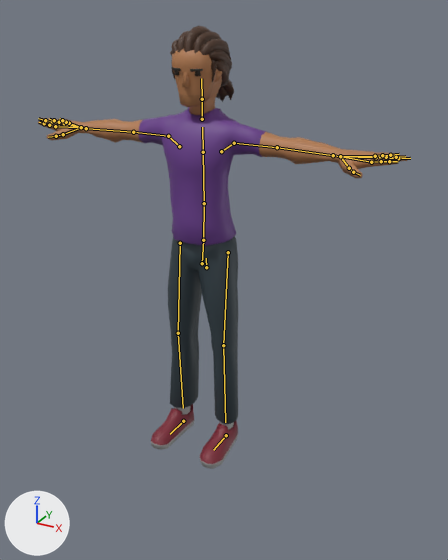
An edit to the glTF model js/models/avatars/club-crowd-m9.glb, drawn before and after from the same camera.
Rendered twice from a 50 mm lens placed at (1.293, -2.216, 1.919), pointed at (0.143, -0.126, 0.874). Lighting does not change. The marker at lower left points along +X, +Y and +Z. The picture after the commit comes second. The bones that change, and the others that lie on the model, are drawn over the model as lines.

In view in the first picture: 'Casual2_Body'.
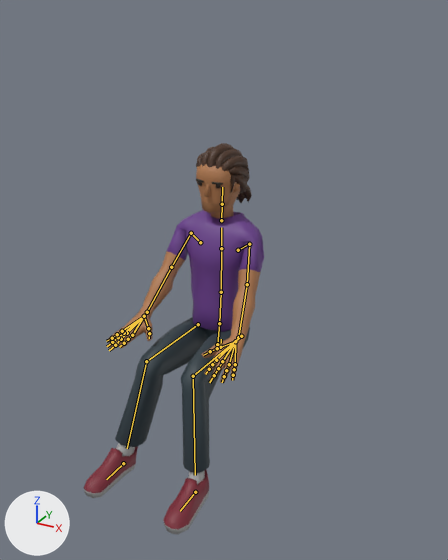
The newer file adds an action. The first version stands in its rest pose; the second is drawn at frame 0 of the action 'Seated_Low_Loop'.

Location of each change, (x1, y1, x2, y2) in pixels of the pictures (448 x 560 px):
```json
{"object": "Casual2_Body", "change": "posed", "before": [38, 26, 410, 469], "after": [84, 143, 264, 534], "on screen": "51% narrower, 12% shorter"}
{"bone": "Body", "before": "(206, 267) to (206, 258)", "after": "(220, 347) to (221, 339)"}
{"bone": "Head", "before": "(202, 99) to (201, 78)", "after": "(222, 204) to (222, 187)"}
{"bone": "UpperArm.L", "before": "(234, 143) to (277, 147)", "after": "(249, 244) to (247, 284)"}
{"bone": "LowerArm.L", "before": "(277, 147) to (333, 155)", "after": "(247, 284) to (238, 337)"}
{"bone": "Wrist.L", "before": "(333, 155) to (340, 156)", "after": "(238, 337) to (235, 341)"}
{"bone": "UpperArm.R", "before": "(168, 136) to (133, 132)", "after": "(191, 233) to (171, 267)"}
{"bone": "LowerArm.R", "before": "(133, 132) to (86, 128)", "after": "(171, 267) to (147, 312)"}
{"bone": "Wrist.R", "before": "(86, 128) to (81, 127)", "after": "(147, 312) to (144, 316)"}
{"bone": "UpperLeg.L", "before": "(228, 252) to (223, 345)", "after": "(241, 336) to (193, 376)"}
{"bone": "LowerLeg.L", "before": "(223, 345) to (225, 422)", "after": "(193, 376) to (195, 475)"}
{"bone": "UpperLeg.R", "before": "(180, 243) to (178, 333)", "after": "(198, 324) to (146, 361)"}
{"bone": "LowerLeg.R", "before": "(178, 333) to (183, 408)", "after": "(146, 361) to (127, 448)"}
{"bone": "Foot.L", "before": "(226, 435) to (213, 450)", "after": "(195, 492) to (180, 511)"}
{"bone": "Foot.R", "before": "(183, 421) to (170, 434)", "after": "(123, 463) to (106, 479)"}
```

Edits to the scene script, one JSON object a line:
```json
{"block": "bone_body", "where": "bone_body = bpy.data.objects['CharacterArmature'].pose.bones['Body']  # child of 'Root'"}
{"op": "set", "path": "bone_body.location", "old": "(0.0, 0.0, 0.0)", "new": "(0.0, -0.47, -0.13)"}
{"op": "set", "path": "bone_body.rotation_quaternion", "old": "(1.0, 0.0, 0.0, 0.0)", "new": "(1.0, -0.025, -0.002, 0.0)", "note": "degrees (0, 0, 0) -> degrees (-3, 0, 0)"}
{"block": "bone_head", "where": "bone_head = bpy.data.objects['CharacterArmature'].pose.bones['Head']  # child of 'Neck'"}
{"op": "set", "path": "bone_head.rotation_quaternion", "old": "(1.0, 0.0, 0.0, 0.0)", "new": "(1.0, -0.006, -0.016, 0.0)", "note": "degrees (0, 0, 0) -> degrees (-1, -2, 0)"}
{"block": "bone_upperarm_l", "where": "bone_upperarm_l = bpy.data.objects['CharacterArmature'].pose.bones['UpperArm.L']  # child of 'Shoulder.L'"}
{"op": "set", "path": "bone_upperarm_l.rotation_quaternion", "old": "(1.0, 0.0, 0.0, 0.0)", "new": "(0.783, -0.509, 0.01, -0.357)", "note": "degrees (0, 0, 0) -> degrees (-59, -20, -37)"}
{"block": "bone_lowerarm_l", "where": "bone_lowerarm_l = bpy.data.objects['CharacterArmature'].pose.bones['LowerArm.L']  # child of 'UpperArm.L'"}
{"op": "set", "path": "bone_lowerarm_l.rotation_quaternion", "old": "(1.0, 0.0, 0.0, 0.0)", "new": "(0.997, -0.015, 0.069, 0.029)", "note": "degrees (0, 0, 0) -> degrees (-1, 8, 3)"}
{"block": "bone_wrist_l", "where": "bone_wrist_l = bpy.data.objects['CharacterArmature'].pose.bones['Wrist.L']  # child of 'LowerArm.L'"}
{"op": "set", "path": "bone_wrist_l.rotation_quaternion", "old": "(1.0, 0.0, 0.0, 0.0)", "new": "(0.919, 0.21, 0.221, -0.249)", "note": "degrees (0, 0, 0) -> degrees (19, 31, -25)"}
{"block": "bone_upperarm_r", "where": "bone_upperarm_r = bpy.data.objects['CharacterArmature'].pose.bones['UpperArm.R']  # child of 'Shoulder.R'"}
{"op": "set", "path": "bone_upperarm_r.rotation_quaternion", "old": "(1.0, 0.0, 0.0, 0.0)", "new": "(-0.782, 0.502, 0.014, -0.369)", "note": "degrees (0, 0, 0) -> degrees (-58, 20, 39)"}
{"block": "bone_lowerarm_r", "where": "bone_lowerarm_r = bpy.data.objects['CharacterArmature'].pose.bones['LowerArm.R']  # child of 'UpperArm.R'"}
{"op": "set", "path": "bone_lowerarm_r.rotation_quaternion", "old": "(1.0, 0.0, 0.0, 0.0)", "new": "(-0.997, 0.013, 0.067, 0.029)", "note": "degrees (0, 0, 0) -> degrees (-1, -8, -3)"}
{"block": "bone_wrist_r", "where": "bone_wrist_r = bpy.data.objects['CharacterArmature'].pose.bones['Wrist.R']  # child of 'LowerArm.R'"}
{"op": "set", "path": "bone_wrist_r.rotation_quaternion", "old": "(1.0, 0.0, 0.0, 0.0)", "new": "(-0.924, -0.206, 0.211, -0.242)", "note": "degrees (0, 0, 0) -> degrees (19, -29, 24)"}
{"block": "bone_upperleg_l", "where": "bone_upperleg_l = bpy.data.objects['CharacterArmature'].pose.bones['UpperLeg.L']  # child of 'Body'"}
{"op": "set", "path": "bone_upperleg_l.rotation_quaternion", "old": "(1.0, 0.0, 0.0, 0.0)", "new": "(0.743, 0.003, -0.001, 0.67)", "note": "degrees (0, 0, 0) -> degrees (0, 0, 84)"}
{"block": "bone_lowerleg_l", "where": "bone_lowerleg_l = bpy.data.objects['CharacterArmature'].pose.bones['LowerLeg.L']  # child of 'UpperLeg.L'"}
{"op": "set", "path": "bone_lowerleg_l.rotation_quaternion", "old": "(1.0, 0.0, 0.0, 0.0)", "new": "(-0.814, -0.576, -0.05, 0.057)", "note": "degrees (0, 0, 0) -> degrees (70, 8, -2)"}
{"block": "bone_upperleg_r", "where": "bone_upperleg_r = bpy.data.objects['CharacterArmature'].pose.bones['UpperLeg.R']  # child of 'Body'"}
{"op": "set", "path": "bone_upperleg_r.rotation_quaternion", "old": "(1.0, 0.0, 0.0, 0.0)", "new": "(-0.743, -0.006, 0.001, 0.67)", "note": "degrees (0, 0, 0) -> degrees (1, 0, -84)"}
{"block": "bone_lowerleg_r", "where": "bone_lowerleg_r = bpy.data.objects['CharacterArmature'].pose.bones['LowerLeg.R']  # child of 'UpperLeg.R'"}
{"op": "set", "path": "bone_lowerleg_r.rotation_quaternion", "old": "(1.0, 0.0, 0.0, 0.0)", "new": "(0.814, 0.576, -0.05, 0.057)", "note": "degrees (0, 0, 0) -> degrees (70, -8, 2)"}
{"block": "bone_foot_l", "where": "bone_foot_l = bpy.data.objects['CharacterArmature'].pose.bones['Foot.L']  # child of 'Root'"}
{"op": "set", "path": "bone_foot_l.location", "old": "(0.0, 0.0, 0.0)", "new": "(0.07, 0.4, 0.002)"}
{"block": "bone_foot_r", "where": "bone_foot_r = bpy.data.objects['CharacterArmature'].pose.bones['Foot.R']  # child of 'Root'"}
{"op": "set", "path": "bone_foot_r.location", "old": "(0.0, 0.0, 0.0)", "new": "(-0.07, 0.4, 0.002)"}
```
